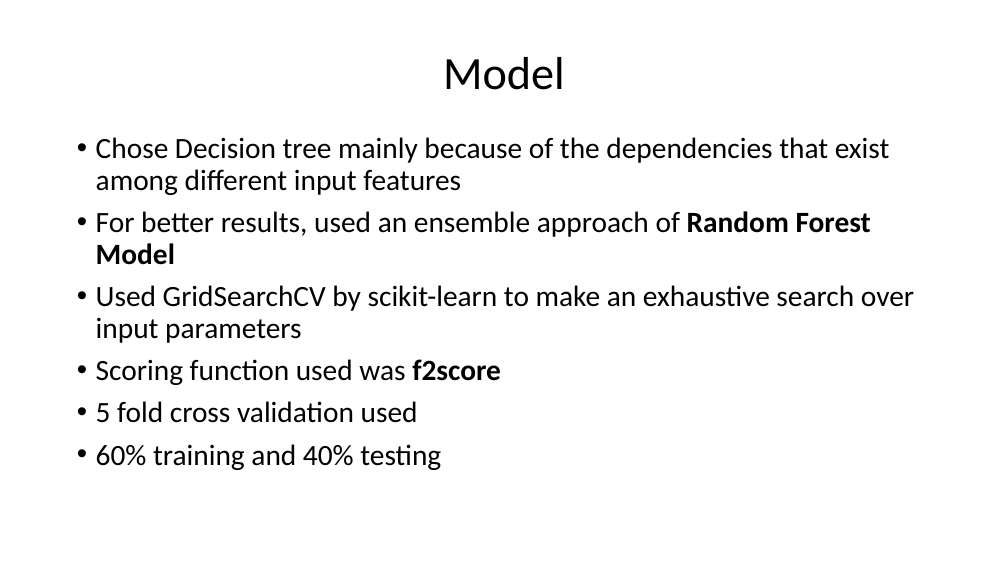
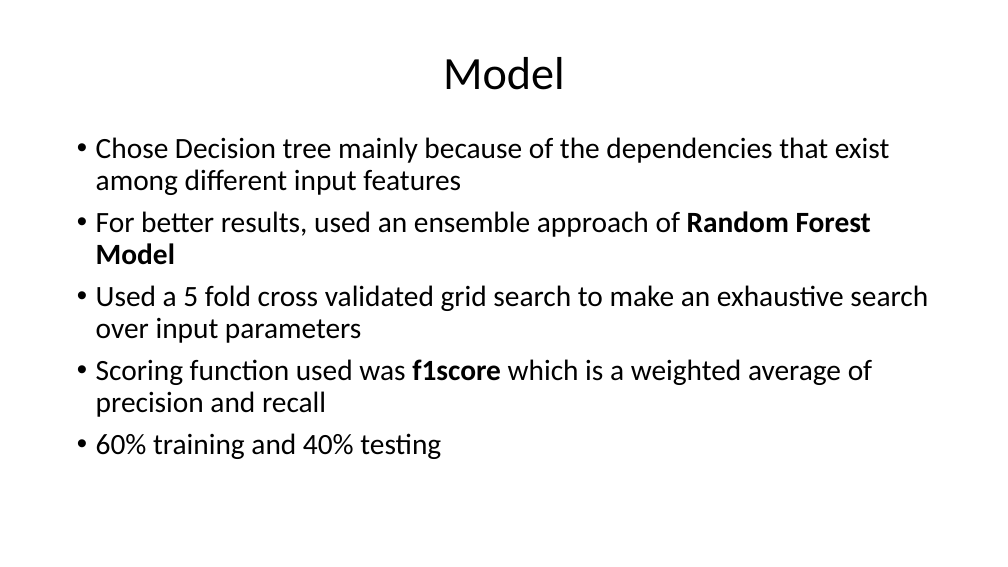
Before and after one commit to Naveed1842/data-science-intensive-2, a slide deck: slide 13 of Donor-Choose-Project/CapstoneProject_Slides.pptx (slide 15 before the commit). Drawn at 1008x567 pixels with LibreOffice and Linux fonts; fonts in the diff are those of the drawing. Boxes give left, top, right and bottom in pixels: in the first picture for what was removed or moved away, otherwise in the second. Text is boxed around its words. In the diff, an @@ line names an element or a change of style, - is before the commit and + after.

```diff
--- a/Donor-Choose-Project/CapstoneProject_Slides.pptx
+++ b/Donor-Choose-Project/CapstoneProject_Slides.pptx
@@ text at (96, 285, 928, 417): text changed @@
-• Used GridSearchCV by scikit-learn to make an exhaustive search over input parameters
-• Scoring function used was f2score
-• 5 fold cross validation used
+• Used a 5 fold cross validated grid search to make an exhaustive search over input parameters
+• Scoring function used was f1score which is a weighted average of precision and recall
```
Also in this commit, not shown: 9 other slides changed, 1 slide added, 2 other files.
